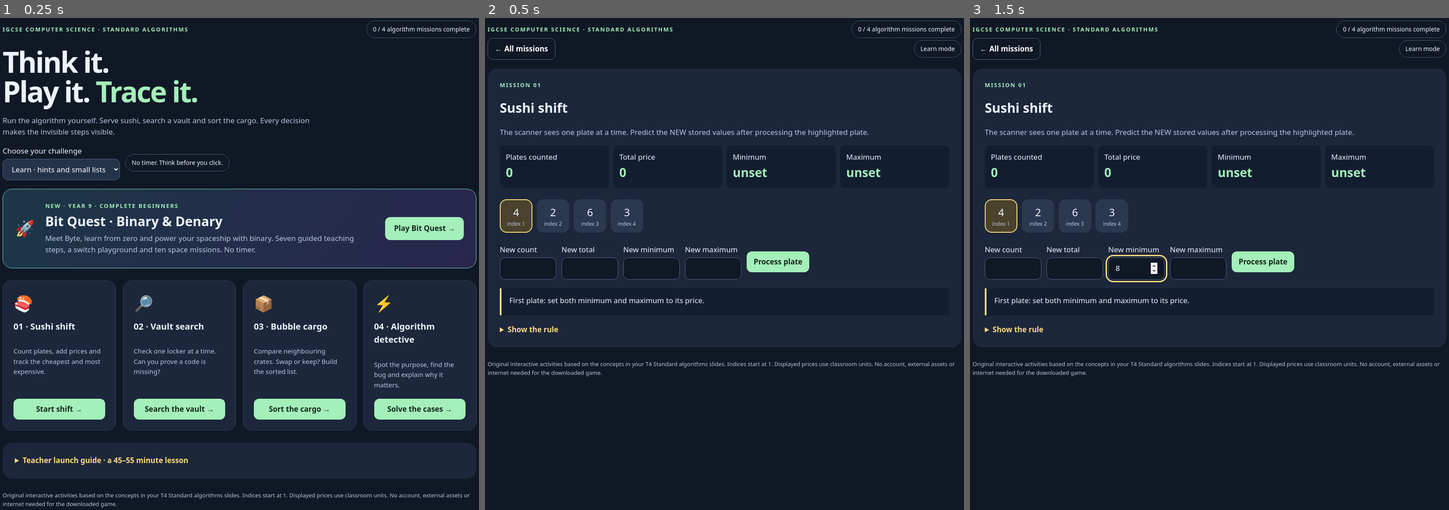
Above: before the commit, frames 1-3 (left to right).
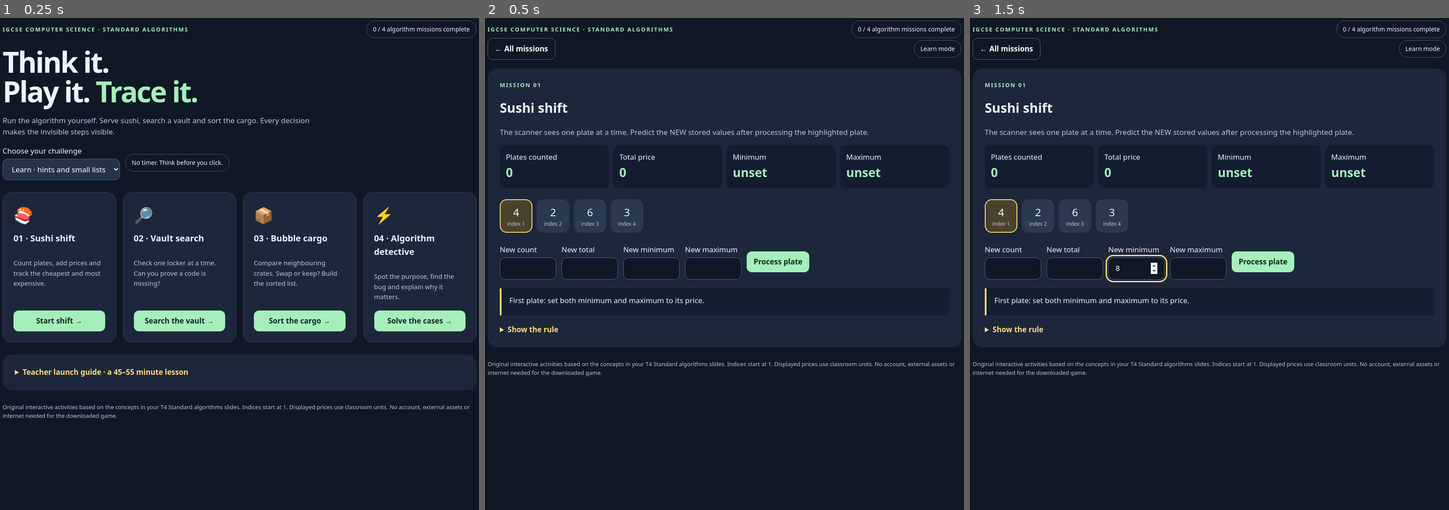
Above: after the commit, the same moments.

Repository: dhollinsworth/algorithm-arcade
Game: browser game, page index.html
Two runs of this game, one before a commit and one after it. Both use one fixed random seed, a clock stepped at 60 frames per second and the inputs below.
Inputs (mouse positions are in pixels of both pictures, inside the frame that each line leads up to):
- Up to frame 1 (0.25 s): no input
- Up to frame 2 (0.5 s): click "Start shift →" at 0.27 s
- Up to frame 3 (1.5 s): click (1137, 268) at 1.27 s; type "8" at 1.27 s; tap Enter at 1.3 s

The runs differ from the first frame. In frame 1, 13% of the frame differs, in the area x 0-100%, y 34-100%; in frame 2, nothing differs; in frame 3, nothing differs.

Commit message:
Remove Bit Quest card from Algorithm Arcade menu

Diff:
--- a/index.html
+++ b/index.html
@@ -1,6 +1,6 @@
 <!doctype html><html lang="en"><head><meta charset="utf-8"><meta name="viewport" content="width=device-width,initial-scale=1"><title>Algorithm Arcade</title><style>
 :root{--bg:#101725;--card:#1c273b;--ink:#eef4ff;--muted:#b8c6df;--mint:#a4efba;--yellow:#ffdb7c;--red:#ffb4b4}*{box-siz …(3418 unchanged characters)…
-</style></head><body><main><header><div class="eyebrow">IGCS …(653 unchanged characters)… r. Think before you click.</span></div><article class="panel" style="border:1px solid #77d9c0;background:linear-gradient(120deg,#1c3647,#29264d);display:flex;gap:24px;align-items:center;flex-wrap:wrap"><div class="icon" aria-hidden="true">🚀</div><div style="flex:1;min-width:200px"><div class="eyebrow">NEW · YEAR 9 · COMPLETE BEGINNERS</div><h2 style="margin:8px 0">Bit Quest · Binary &amp; Denary</h2><p class="muted" style="margin:0">Meet Byte, learn from zero and power your spaceship with binary. Seven guided teaching steps, a switch playground and ten space missions. No timer.</p></div><a class="primary" href="./binary-denary/" style="display:inline-block;text-decoration:none;border-radius:12px;padding:13px 20px;font-weight:750">Play Bit Quest →</a></article><div class="grid"><article class="tile">< …(2661 unchanged characters)…
+</style></head><body><main><header><div class="eyebrow">IGCS …(653 unchanged characters)… r. Think before you click.</span></div><div class="grid"><article class="tile">< …(2661 unchanged characters)…
 const $=id=>document.getElementById(id);let level=0,state={},done={};try{done=JSON.parse(localStorage.getItem('algorith …(1656 unchanged characters)…
 function initSushi(){state.a=level===0?[4,2,6,3]:level===1?[5,8,2,5,9,1]:[6,3,6,2,9,4,2,8];state.i=0;state.total=0;stat …(3234 unchanged characters)…
 function initSearch(){let sets=level===0?[[14,7,23,9,31],[8,12,5,19,3]]:level===1?[[145,27,83,777,492,588,91,678],[42,1 …(2667 unchanged characters)…
